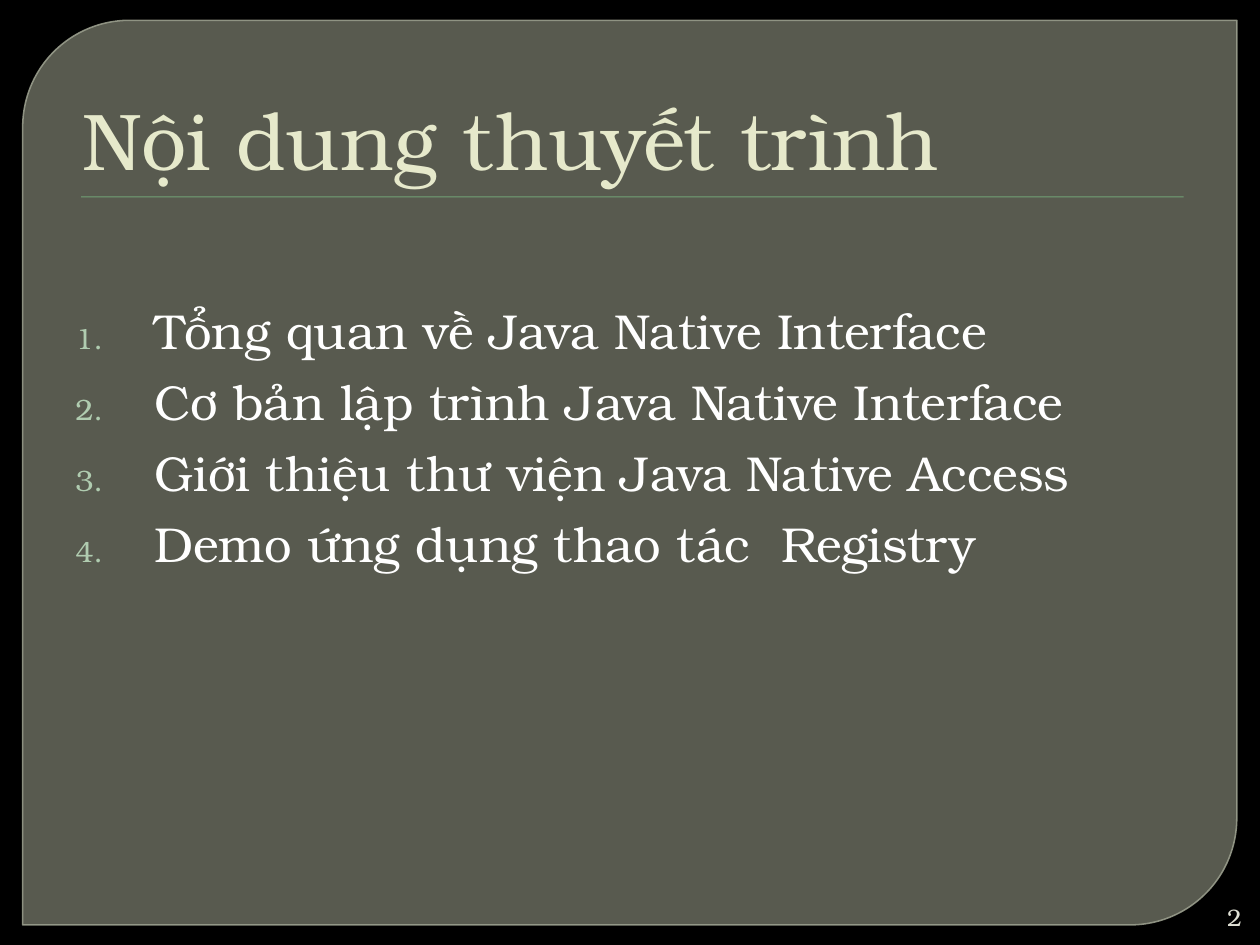
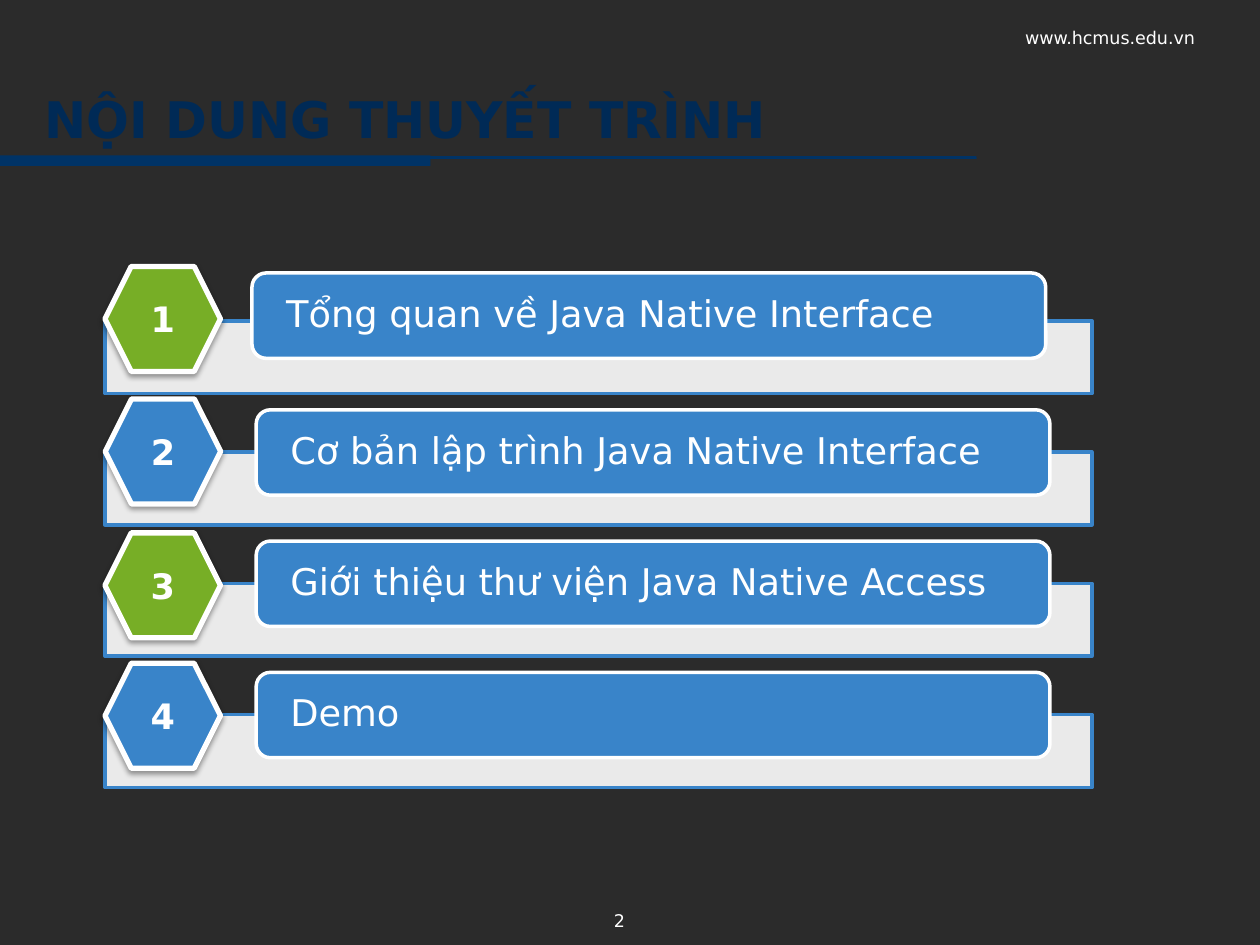
Before and after one commit to minhkhanh/UofS-Java, a slide deck: slide 2 of Seminar_JNI/Slide_00.pptx. Drawn at 1260x945 pixels with LibreOffice and Linux fonts; fonts in the diff are those of the drawing; background and template pictures are left out; a plain dark background stands for a picture behind light text. Boxes give left, top, right and bottom in pixels: in the first picture for what was removed or moved away, otherwise in the second. Text is boxed around its words. In the diff, an @@ line names an element or a change of style, - is before the commit and + after.

```diff
--- a/Seminar_JNI/Slide_00.pptx
+++ b/Seminar_JNI/Slide_00.pptx
@@ round diag rect removed at (23,20,1237,925) @@
@@ text added at (1025,31,1195,45), 10 pt, text #FFFFFF @@
+www.hcmus.edu.vn
@@ title "NỘI DUNG THUYẾT TRÌNH" at (32,79,1260,158): vertical alignment bottom to middle @@
@@ title at (83,107,939,189): text changed; size 46 to 28.8 pt; font TeX Gyre Bonum to DejaVu Sans; text colour #E7EACB to gradient #00152B to #002A56 to #002750; bold on @@
-Nội dung thuyết trình
+NỘI DUNG THUYẾT TRÌNH
@@ line added from (976, 158) to (0, 158), #003366 1.5 pt @@
@@ line added from (0, 160) to (431, 160), #003366 6 pt @@
@@ rectangle removed at (81,197,1183,198) @@
@@ hexagon added at (105,266,220,370), fill #77AE26, outline #FFFFFF 3 pt, 20 pt, text #FFFFFF, bold @@
+1
@@ text removed at (154,306,1069,574) @@
-  1. Tổng quan về Java Native Interface
-  2. Cơ bản lập trình Java Native Interface
-  3. Giới thiệu thư viện Java Native Access
-  4. Demo ứng dụng thao tác Registry
@@ hexagon added at (106,399,222,504), fill #3984C9, outline #FFFFFF 3 pt, 20 pt, text #FFFFFF, bold @@
+2
@@ hexagon added at (105,533,220,638), fill #77AE26, outline #FFFFFF 3 pt, 20 pt, text #FFFFFF, bold @@
+3
@@ hexagon added at (105,663,220,767), fill #3984C9, outline #FFFFFF 3 pt, 20 pt, text #FFFFFF, bold @@
+4
@@ group added at (105,273,1091,788): 4 rectangles, 4 rounded rectangles, 4 texts @@
+Tổng quan về Java Native Interface
+Cơ bản lập trình Java Native Interface
+Giới thiệu thư viện Java Native Access
+Demo
@@ page number: place and size @@
-page number at (1227,909,1242,926)
+page number at (614,914,625,927)
@@ page number at (614,914,625,927): size 13.6 to 10 pt, font TeX Gyre Bonum to DejaVu Sans, text colour #E0E0D4 to #FFFFFF; alignment right to centre; vertical alignment middle to top @@
```
Also in this commit, not shown: 4 other slides changed, 9 slides added, 6 slides removed.
